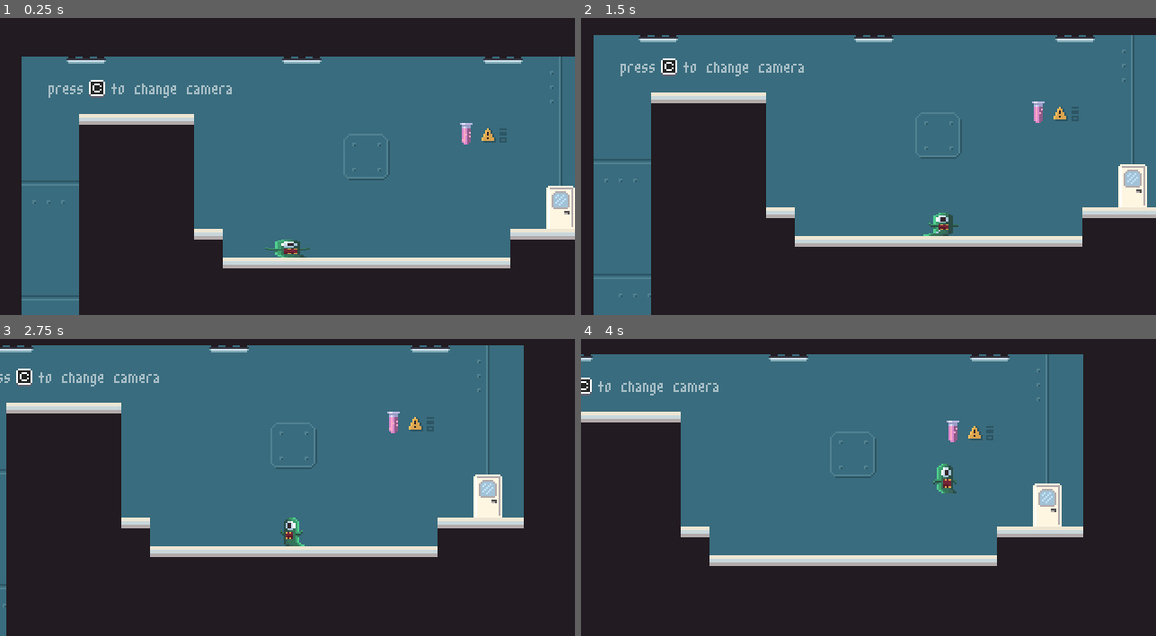
Above: before the commit, frames 1-4 (two rows, left to right).
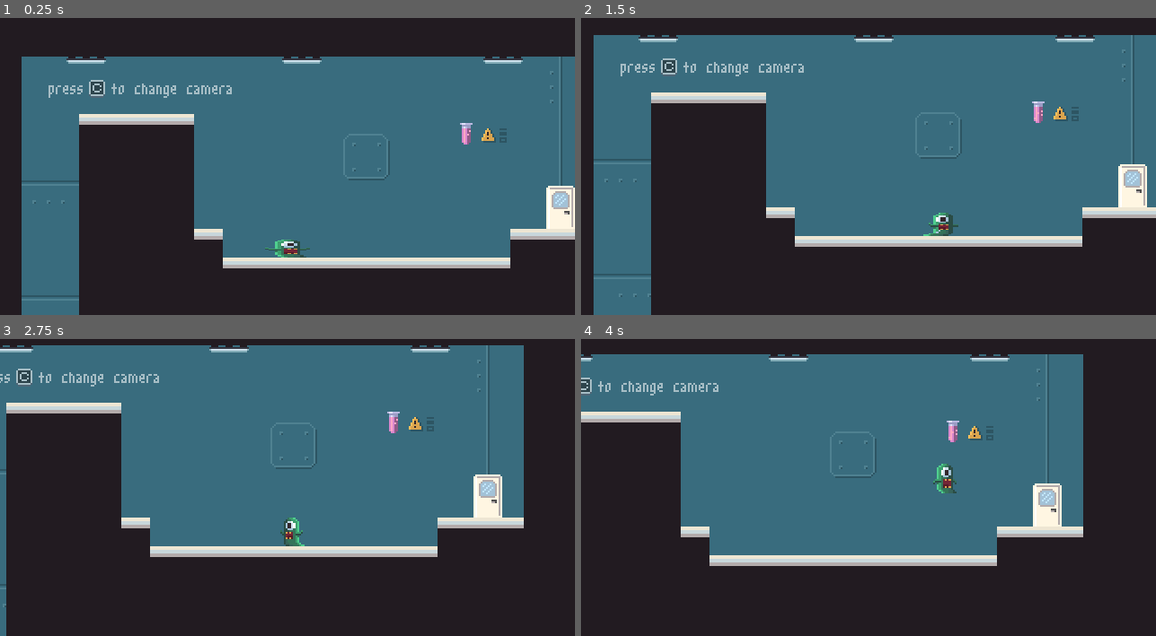
Above: after the commit, the same moments.

Repository: marcelomandaji/Escape-The-Lab
Game: Godot game, scene res://Levels/Level_2.tscn
Two runs of this game, one before a commit and one after it. Both use one fixed random seed, a clock stepped at 60 frames per second and the inputs below. This scene is started directly instead of the project's main scene.
Inputs (mouse positions are in pixels of both pictures, inside the frame that each line leads up to):
- Up to frame 1 (0.25 s): no input
- Up to frame 2 (1.5 s): tap Enter at 0.5, 1.25 s; move the mouse to (995, 136) at 0.52 s; hold Right (walk_right) from 0.53 s (still down); tap C (camera) at 0.6, 1.35 s; click (995, 136) at 0.67 s; tap Space (jump) at 0.77 s; move the mouse to (753, 169) at 1.27 s
- Up to frame 3 (2.75 s): tap Space (jump) at 1.52 s; tap Enter at 2 s; move the mouse to (345, 404) at 2.02 s; release Right (walk_right) at 2.03 s; hold Left (walk_left) from 2.03 s (still down); tap C (camera) at 2.1 s
- Up to frame 4 (4 s): tap Enter at 2.75, 3.5 s; move the mouse to (839, 537) at 2.77 s; release Left (walk_left) at 2.78 s; hold Right (walk_right) from 2.78 s (still down); tap C (camera) at 2.85, 3.6 s; click (839, 537) at 2.92 s; tap Space (jump) at 3.02, 3.77 s; move the mouse to (1041, 523) at 3.52 s

The runs differ from the first frame. In frame 1, 0.2% of the frame differs, in the area x 15-82%, y 20-42%; in frame 2, 0.2%; in frame 3, 0.2%; in frame 4, 0.1%.

Commit message:
more level design and bg assets

Diff:
--- a/Levels/Level_2.tscn
+++ b/Levels/Level_2.tscn
@@ -70,11 +70,11 @@
 
 [node name="KeyItem" parent="." instance=ExtResource( 3 )]
 position = Vector2( 308, 308 )
-frame = 4
+frame = 2
 
 [node name="CloneItem" parent="." instance=ExtResource( 2 )]
 position = Vector2( 248, 108 )
-frame = 0
+frame = 2
 
 [node name="Label" type="Label" parent="."]
 self_modulate = Color( 1, 1, 1, 0.54902 )
@@ -89,6 +89,7 @@
 }
 
 [node name="Sprite" type="Sprite" parent="."]
+self_modulate = Color( 1, 1, 1, 0.54902 )
 position = Vector2( 42, 82 )
 texture = ExtResource( 9 )
 
@@ -105,6 +106,7 @@
 }
 
 [node name="Sprite8" type="Sprite" parent="."]
+self_modulate = Color( 1, 1, 1, 0.54902 )
 position = Vector2( 355, 308 )
 texture = ExtResource( 9 )
 
